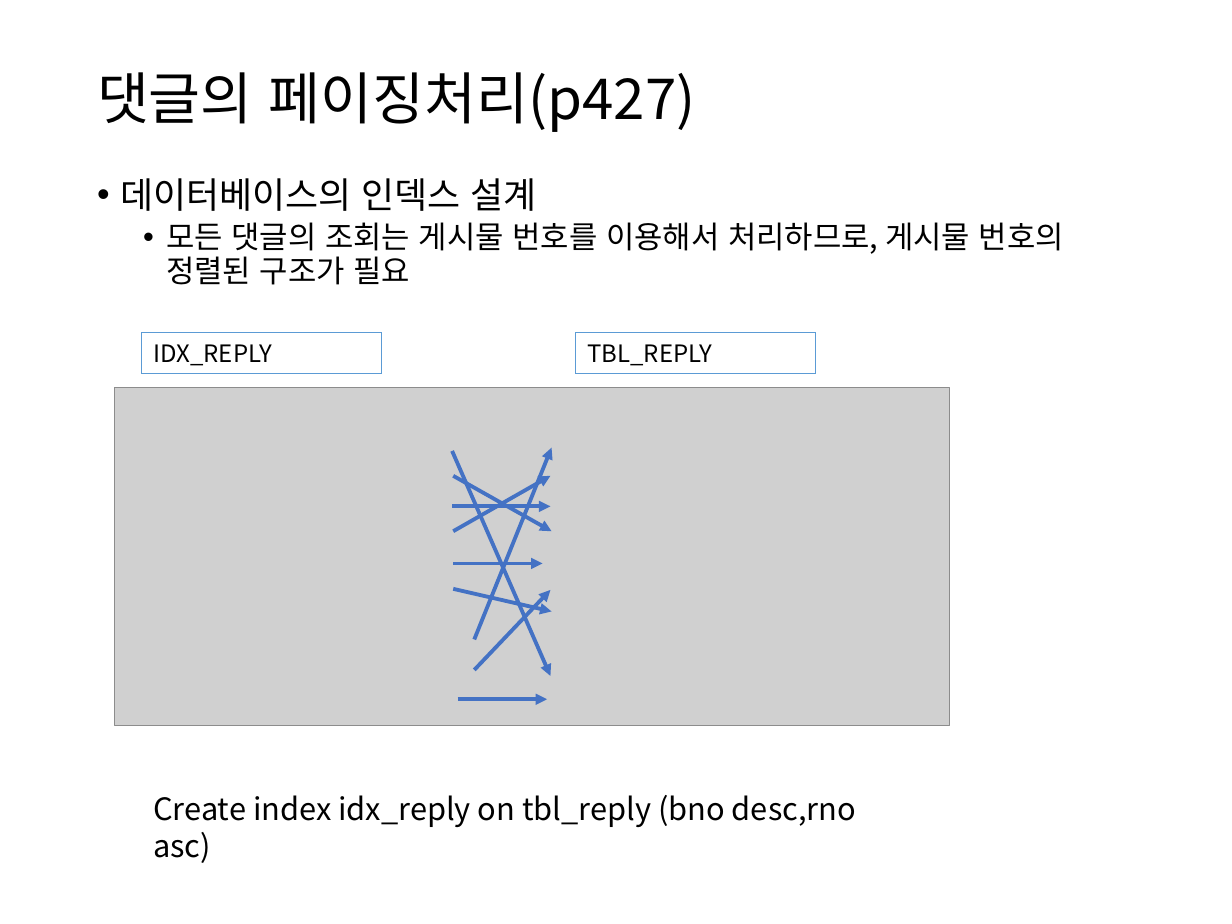
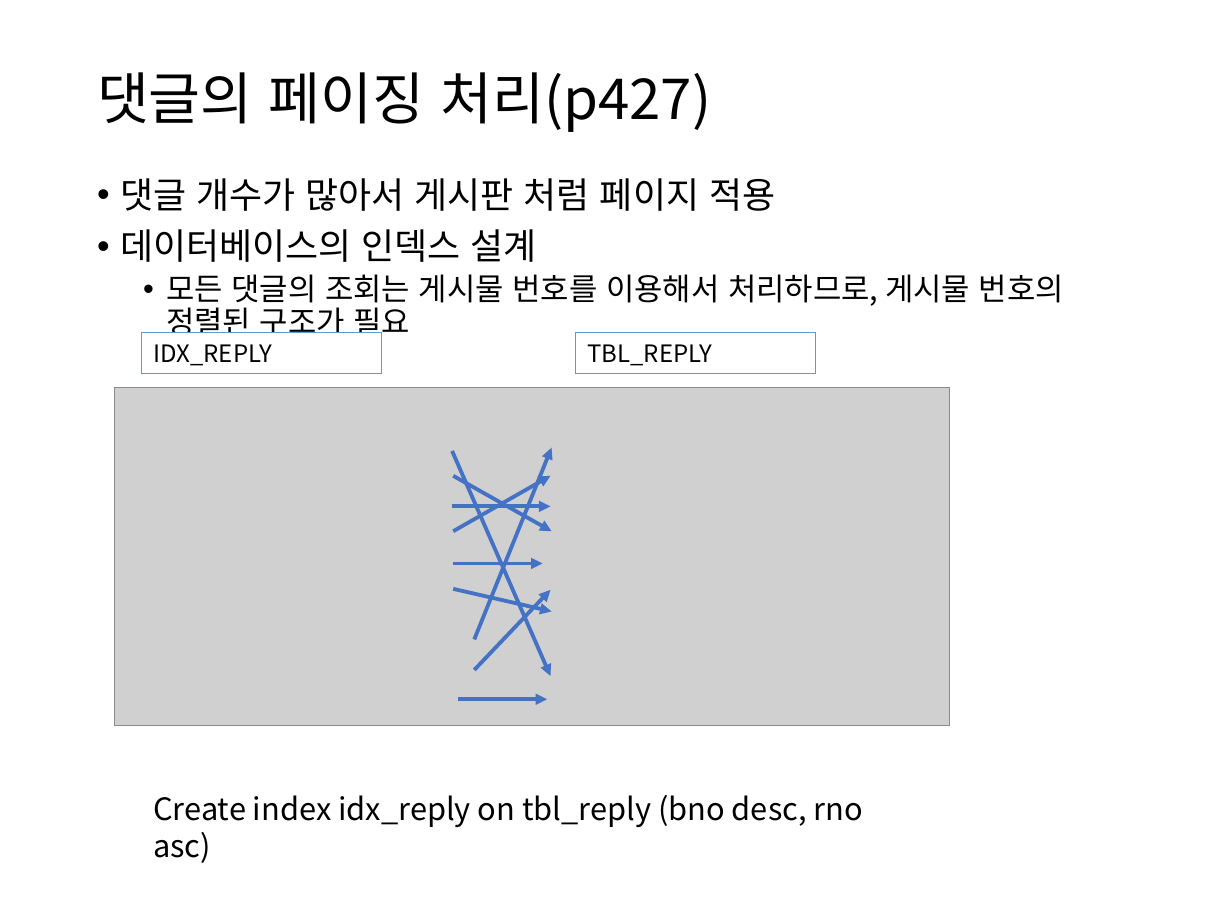
Before and after one commit to itrecipe/Web_Study_ez, a slide deck: slide 63 of spring - 학습자료/PART4.pptx. Drawn at 1232x924 pixels with LibreOffice and Linux fonts; fonts in the diff are those of the drawing; grey boxes stand for pictures. Boxes give left, top, right and bottom in pixels: in the first picture for what was removed or moved away, otherwise in the second. Text is boxed around its words. In the diff, an @@ line names an element or a change of style, - is before the commit and + after.

Commit message:
spring_학습자료
23.5.4

```diff
--- a/spring - 학습자료/PART4.pptx
+++ b/spring - 학습자료/PART4.pptx
@@ title at [97,72,711,132]: spaces changed @@
-댓글의 페이징처리(p427)
+댓글의 페이징 처리(p427)
@@ text at [120,178,775,211]: paragraph added @@
+• 댓글 개수가 많아서 게시판 처럼 페이지 적용
@@ text at [153,795,863,827]: spaces changed @@
-Create index idx_reply on tbl_reply (bno desc,rno asc)
+Create index idx_reply on tbl_reply (bno desc, rno asc)
```
